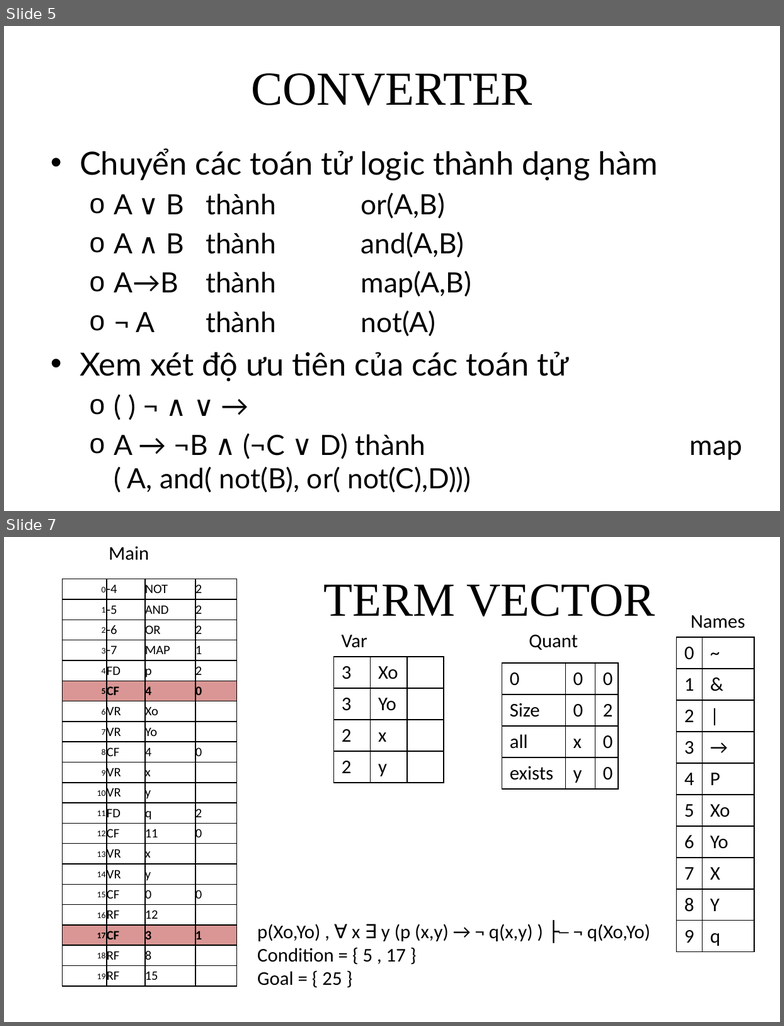
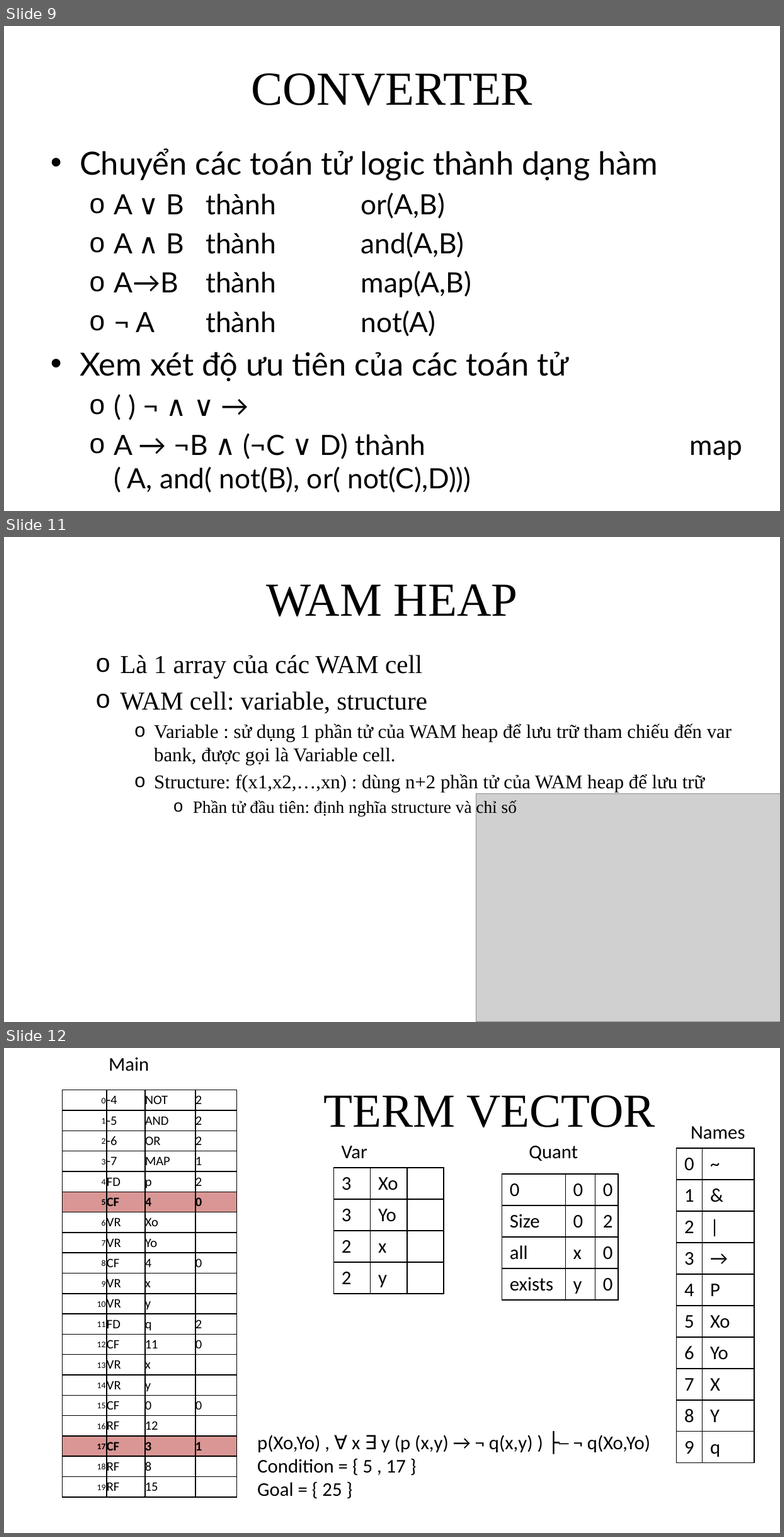
Before and after one commit to giang-rocker/logic, a slide deck: Report/SUY LUẬN TỰ NHIÊN.pptx. Shown one above the other, each under a label of ours: slides 5 and 7 before the commit, slides 9, 11 and 12 after it; the slides between them are not shown. The pictures are 784x1026 and 784x1537 pixels, drawn with LibreOffice and Linux fonts; fonts in the diff are those of the drawing; grey boxes stand for pictures. Boxes give left, top, right and bottom in pixels: in the first picture for what was removed or moved away, otherwise in the second. Text is boxed around its words. In the diff, an @@ line names an element or a change of style, - is before the commit and + after.

```diff
--- a/Report/SUY LUẬN TỰ NHIÊN.pptx
+++ b/Report/SUY LUẬN TỰ NHIÊN.pptx
@@ slide 11 added at box(4, 537, 780, 1022), background #FFFFFF @@
@@ title added at box(266, 584, 518, 616), 44 pt, text #000000 @@
+WAM HEAP
@@ text added at box(120, 655, 732, 816), 18 pt, text #000000 @@
+  o Là 1 array của các WAM cell
+  o WAM cell: variable, structure
+    o Variable : sử dụng 1 phần tử của WAM heap để lưu trữ tham chiếu đến var bank, được gọi là Variable cell.
+    o Structure: f(x1,x2,…,xn) : dùng n+2 phần tử của WAM heap để lưu trữ
+      o Phần tử đầu tiên: định nghĩa structure và chỉ số
@@ picture added at box(476, 794, 780, 1022) @@
@@ what was slide 5 is now slide 9 @@
@@ what was slide 7 is now slide 12 @@
```
Also in this commit, not shown: 3 slides changed, 5 other slides added, 1 slide removed.
